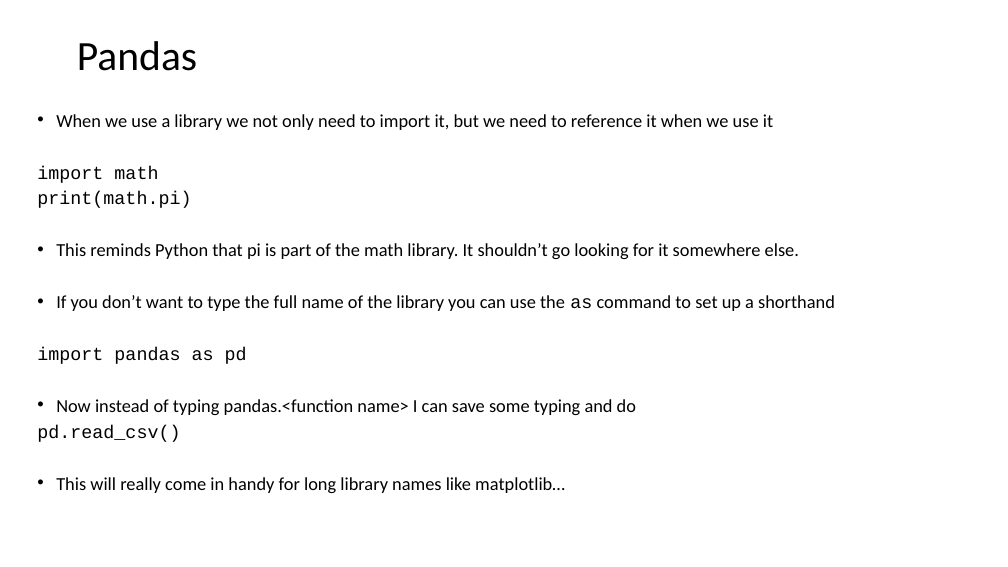
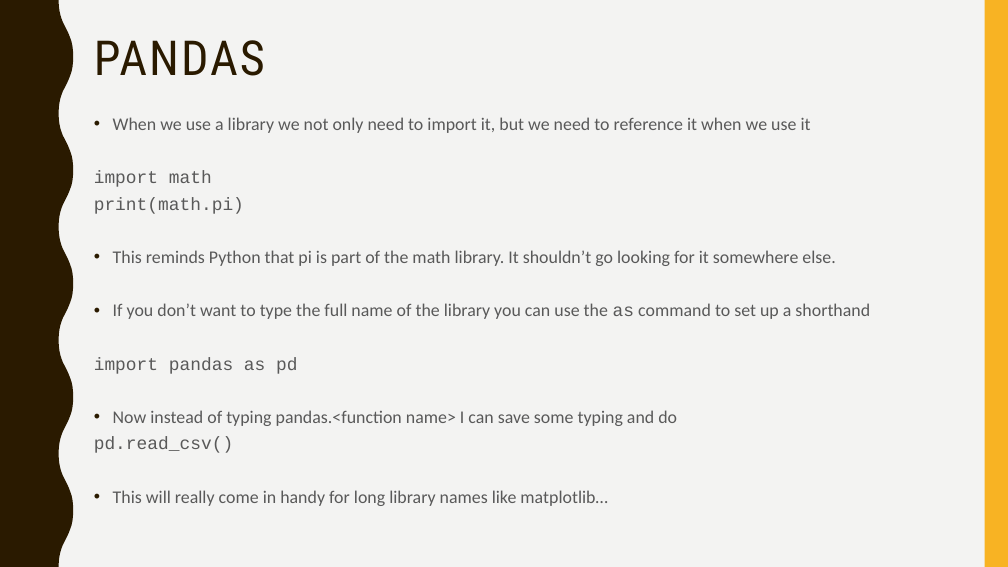
Before and after one commit to narock/scientific_computing_course, a slide deck: slide 7 of Scientific_Computing_02.pptx (slide 6 before the commit). Drawn at 1008x567 pixels with LibreOffice and Linux fonts; fonts in the diff are those of the drawing. Boxes give left, top, right and bottom in pixels: in the first picture for what was removed or moved away, otherwise in the second. Text is boxed around its words. In the diff, an @@ line names an element or a change of style, - is before the commit and + after.

```diff
--- a/Scientific_Computing_02.pptx
+++ b/Scientific_Computing_02.pptx
@@ background #FFFFFF to #F3F3F2 @@
@@ freeform shape added at (0, 0, 73, 567), fill #2A1A00 @@
@@ rectangle added at (985, 0, 1008, 567), fill #F8B323 @@
@@ title "PANDAS" at (94, 40, 265, 76): vertical alignment middle to top @@
@@ title at (94, 40, 265, 76): text changed; size 39.6 to 45.9 pt; font Calibri to Roboto Condensed; text colour #000000 to #2A1A00 @@
-Pandas
+PANDAS
@@ text "When we use a library ...": place and size @@
-text "When we use a library ..." at (37, 114, 835, 493)
+text "When we use a library ..." at (94, 117, 870, 506)
@@ text "When we use a library ..." at (94, 117, 870, 506): size 17.5 to 17 pt, text colour #000000 to #595959; line spacing 0.7 to 0.9; less space between paragraphs @@
```
Also in this commit, not shown: 13 other slides changed, 1 slide added, 3 other files.
